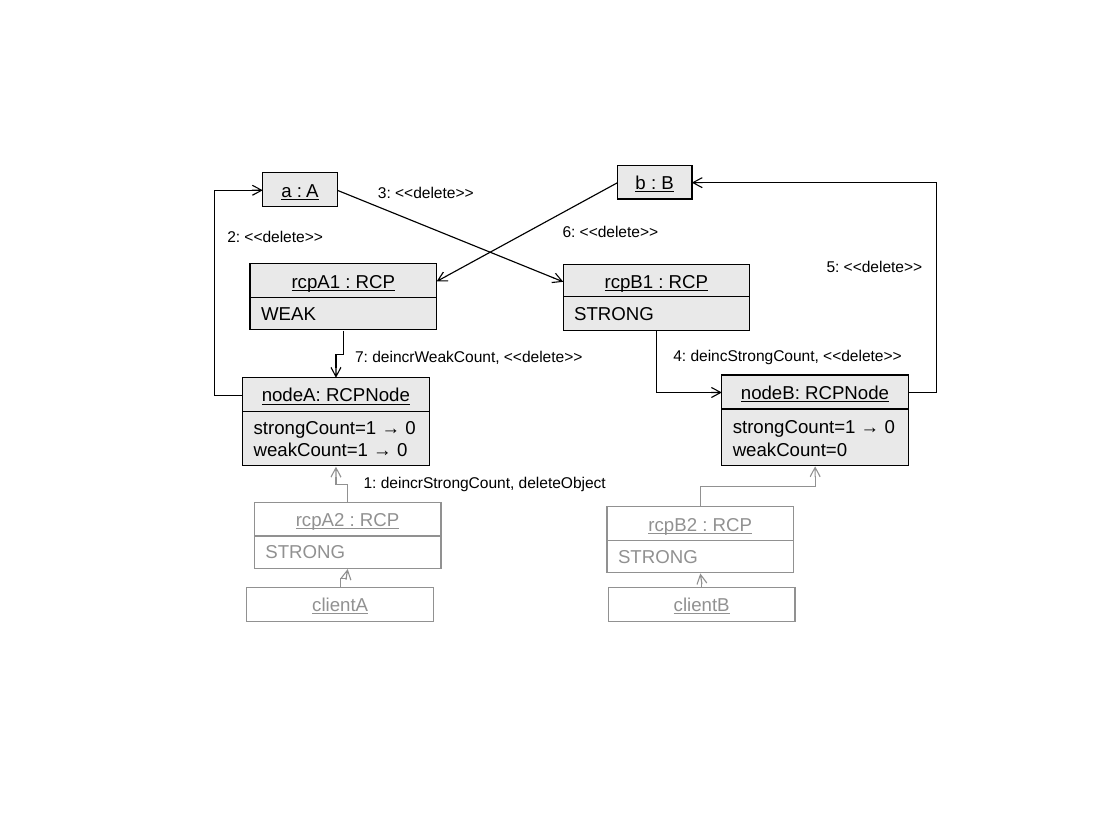
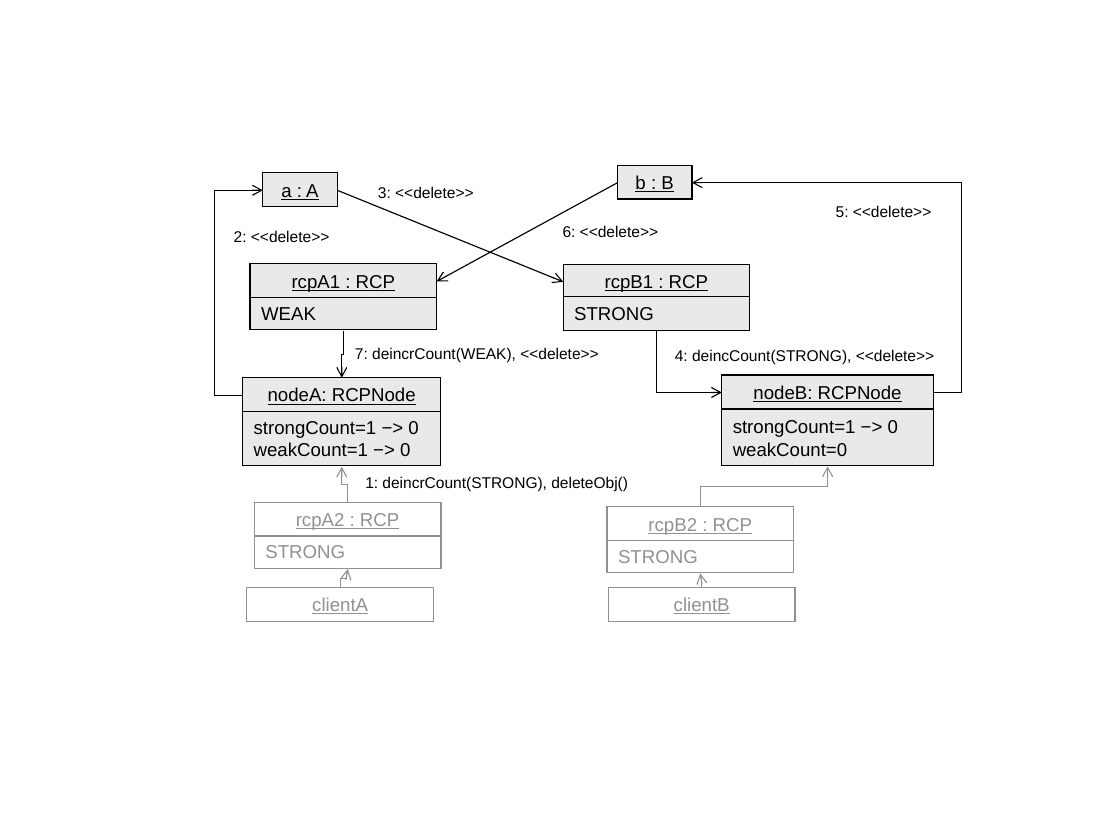
Before and after one commit to bartlettroscoe/TeuchosMMDocs, a slide deck: slide 1 of memory_management_report/CircularRCP_A_B_ClientB_2.ppt. Drawn at 1120x840 pixels with LibreOffice and Linux fonts; fonts in the diff are those of the drawing. Boxes give left, top, right and bottom in pixels: in the first picture for what was removed or moved away, otherwise in the second. Text is boxed around its words. In the diff, an @@ line names an element or a change of style, - is before the commit and + after.

```diff
--- a/memory_management_report/CircularRCP_A_B_ClientB_2.ppt
+++ b/memory_management_report/CircularRCP_A_B_ClientB_2.ppt
@@ elbow arrow moved from (908, 393) - (692, 183) to (934, 393) - (692, 183) @@
@@ text "5: <<delete>>": place and size @@
-text "5: <<delete>>" at <box>827,260,922,272</box>
+text "5: <<delete>>" at <box>836,205,931,217</box>
@@ text "2: <<delete>>": place and size @@
-text "2: <<delete>>" at <box>227,230,322,242</box>
+text "2: <<delete>>" at <box>234,230,329,242</box>
@@ elbow arrow moved from (344, 330) - (336, 377) to (344, 330) - (342, 377) @@
@@ text at <box>355,347,598,363</box>: text changed @@
-7: deincrWeakCount, <<delete>>
+7: deincrCount(WEAK), <<delete>>
@@ text at <box>675,349,934,364</box>: text changed @@
-4: deincStrongCount, <<delete>>
+4: deincCount(STRONG), <<delete>>
@@ rectangle "nodeA: RCPNode": place and size @@
-rectangle "nodeA: RCPNode" at <box>243,377,430,411</box>
+rectangle "nodeA: RCPNode" at <box>243,377,441,411</box>
@@ rectangle "nodeB: RCPNode": place and size @@
-rectangle "nodeB: RCPNode" at <box>721,375,908,409</box>
+rectangle "nodeB: RCPNode" at <box>721,375,933,409</box>
@@ rectangle "strongCount=1 −> 0": place and size @@
-rectangle "strongCount=1 −> 0" at <box>243,410,430,466</box>
+rectangle "strongCount=1 −> 0" at <box>243,410,441,466</box>
@@ rectangle "strongCount=1 −> 0": place and size @@
-rectangle "strongCount=1 −> 0" at <box>721,409,908,465</box>
+rectangle "strongCount=1 −> 0" at <box>721,409,933,465</box>
@@ text in rectangle at <box>254,421,418,456</box>: text changed @@
-strongCount=1 → 0
-weakCount=1 → 0
+strongCount=1 −> 0
+weakCount=1 −> 0
@@ text in rectangle at <box>733,420,898,437</box>: text changed @@
-strongCount=1 → 0
+strongCount=1 −> 0
@@ elbow arrow moved from (347, 502) - (336, 467) to (347, 502) - (342, 467) @@
@@ text at <box>365,476,628,491</box>: text changed @@
-1: deincrStrongCount, deleteObject
+1: deincrCount(STRONG), deleteObj()
@@ elbow arrow moved from (700, 506) - (815, 466) to (700, 506) - (828, 466) @@
```
Also in this commit, not shown: 8 other files.
